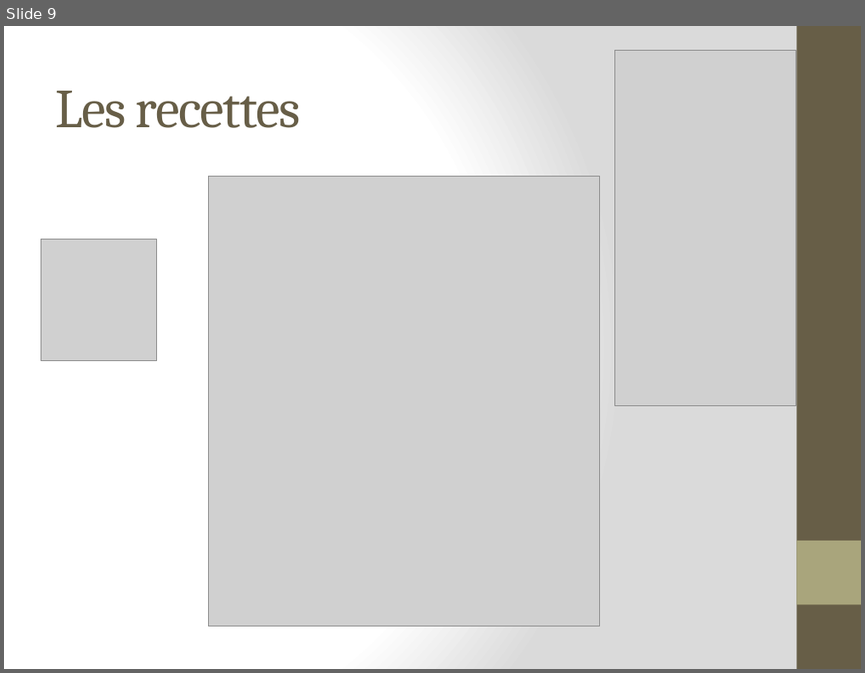
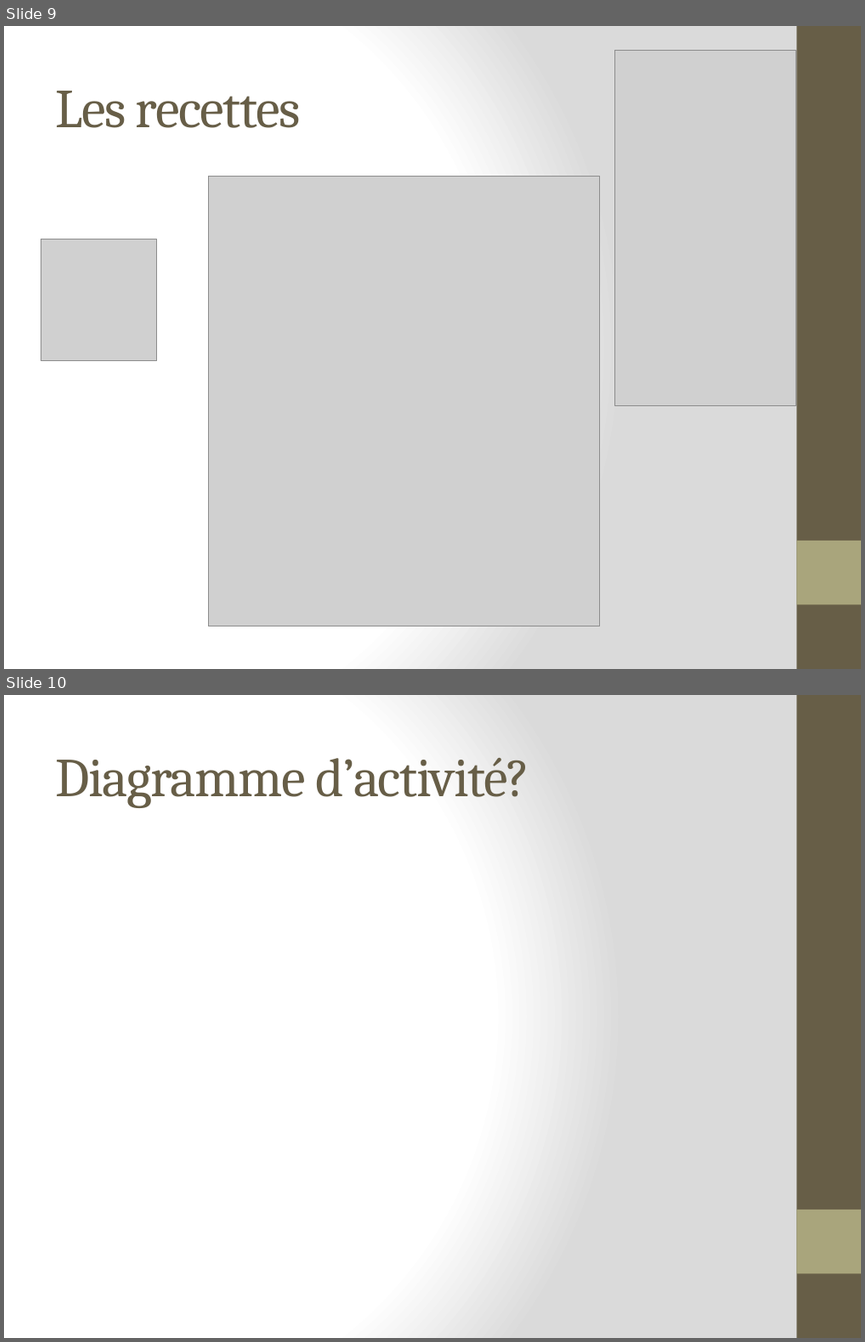
Before and after one commit to Zepmanbc/oc_dapython_pr4, a slide deck: doc/Soutenance Projet 4.pptx. Shown one above the other, each under a label of ours: slide 9 before the commit, slides 9 and 10 after it. The pictures are 865x673 and 865x1342 pixels, drawn with LibreOffice and Linux fonts; fonts in the diff are those of the drawing; grey boxes stand for pictures. Boxes give left, top, right and bottom in pixels: in the first picture for what was removed or moved away, otherwise in the second. Text is boxed around its words. In the diff, an @@ line names an element or a change of style, - is before the commit and + after.

```diff
--- a/doc/Soutenance Projet 4.pptx
+++ b/doc/Soutenance Projet 4.pptx
@@ slide 10 added at bbox=[4, 695, 861, 1338], background gradient #FFFFFF to #DADADA; not listed: 2 template elements that a slide beside it also shows @@
@@ title added at bbox=[55, 757, 529, 808], 46 pt, text #675E47 @@
+Diagramme d’activité?
```
Also in this commit, not shown: 2 other slides added, 2 other files.
